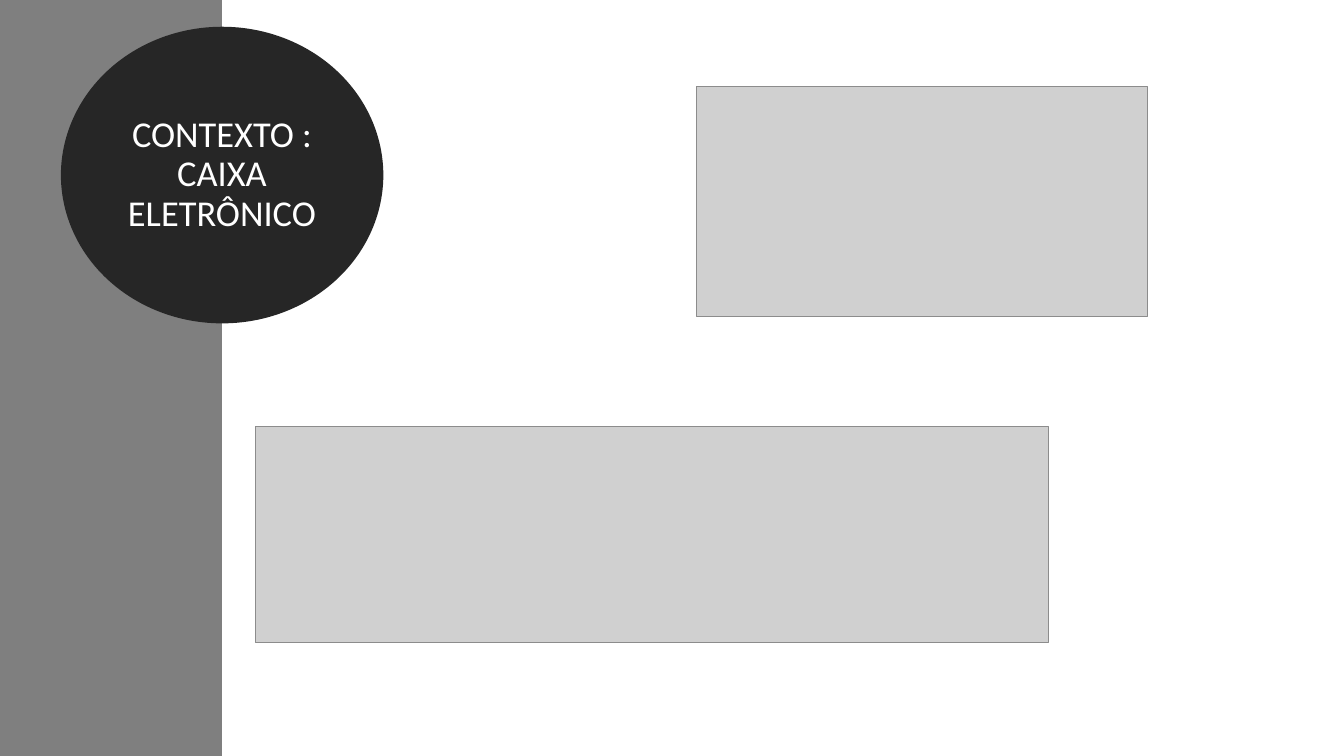
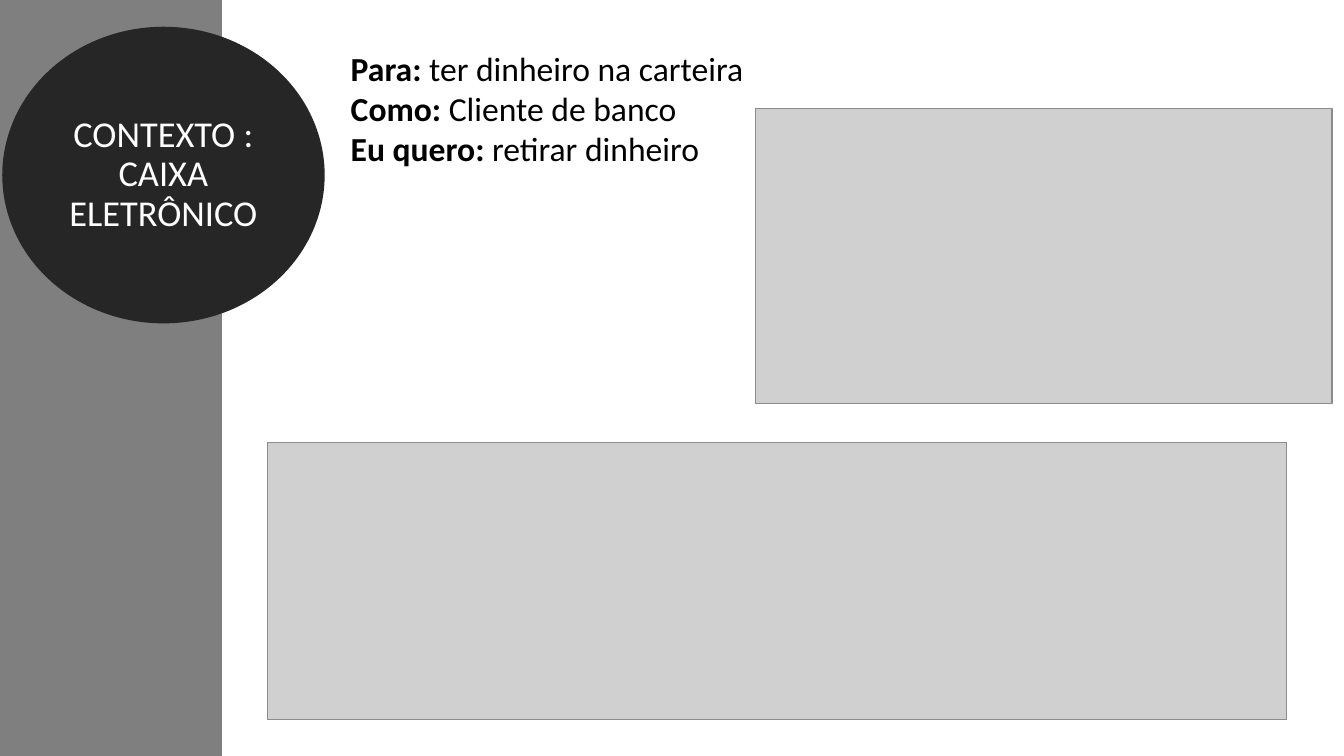
Before and after one commit to feevars/fatec4SEM, a slide deck: slide 8 of 2SEM/IES100 - Engenharia de Software I/BDD - Behavior Driven Development/apresentacao-oficial_BDD.pptx. Drawn at 1344x756 pixels with LibreOffice and Linux fonts; fonts in the diff are those of the drawing; grey boxes stand for pictures. Boxes give left, top, right and bottom in pixels: in the first picture for what was removed or moved away, otherwise in the second. Text is boxed around its words. In the diff, an @@ line names an element or a change of style, - is before the commit and + after.

```diff
--- a/2SEM/IES100 - Engenharia de Software I/BDD - Behavior Driven Development/apresentacao-oficial_BDD.pptx
+++ b/2SEM/IES100 - Engenharia de Software I/BDD - Behavior Driven Development/apresentacao-oficial_BDD.pptx
@@ ellipse "CONTEXTO : CAIXA ELETRÔNICO": place and size @@
-ellipse "CONTEXTO : CAIXA ELETRÔNICO" at bbox=[71, 36, 374, 314]
+ellipse "CONTEXTO : CAIXA ELETRÔNICO" at bbox=[12, 36, 316, 314]
@@ text added at bbox=[351, 57, 743, 167], 24 pt, text #000000 @@
+Para: ter dinheiro na carteira
+Como: Cliente de banco
+Eu quero: retirar dinheiro
@@ picture: place and size @@
-picture at bbox=[697, 87, 1147, 317]
+picture at bbox=[756, 109, 1333, 403]
@@ picture: place and size @@
-picture at bbox=[255, 427, 1049, 643]
+picture at bbox=[267, 443, 1287, 720]
```
Also in this commit, not shown: 6 other slides changed, 1 slide added, 1 slide removed.
